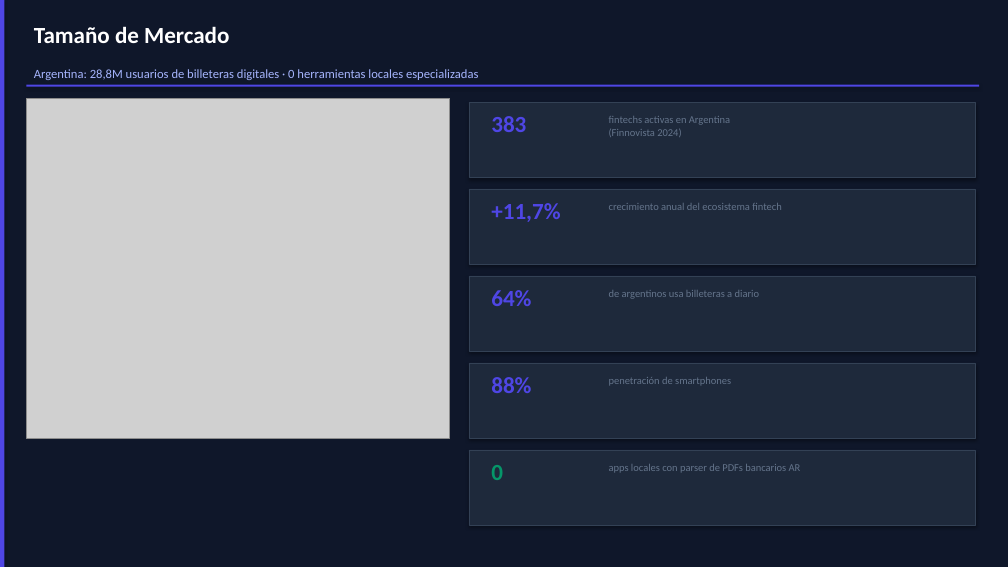
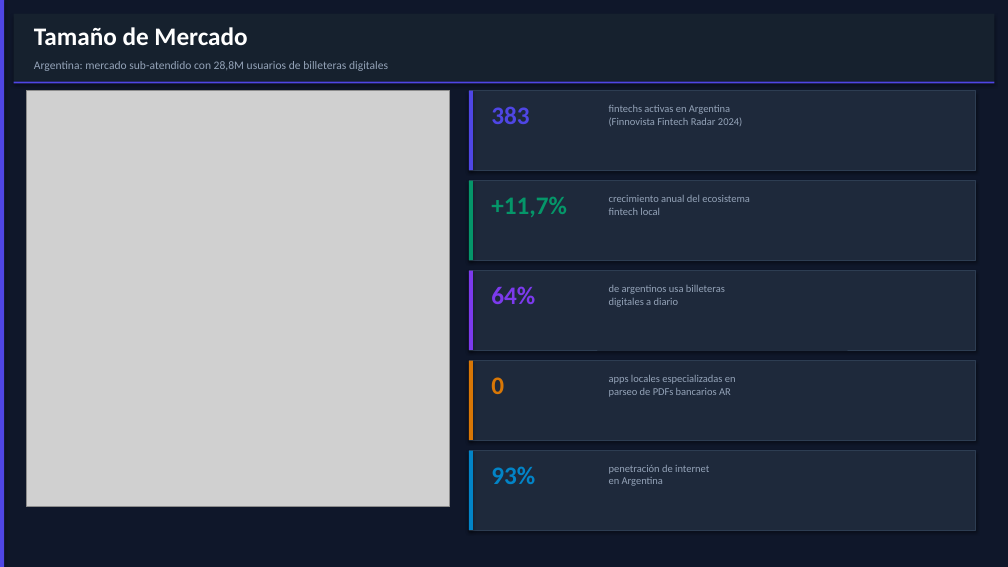
Before and after one commit to hezeqgomez-alt/pruebaapk, a slide deck: slide 4 of EasyResumen_InversorDeck_2026.pptx. Drawn at 1008x567 pixels with LibreOffice and Linux fonts; fonts in the diff are those of the drawing; grey boxes stand for pictures. Boxes give left, top, right and bottom in pixels: in the first picture for what was removed or moved away, otherwise in the second. Text is boxed around its words. In the diff, an @@ line names an element or a change of style, - is before the commit and + after.

```diff
--- a/EasyResumen_InversorDeck_2026.pptx
+++ b/EasyResumen_InversorDeck_2026.pptx
@@ rectangle added at box(14, 14, 994, 82), fill #16212E @@
@@ text "Tamaño de Mercado" at box(34, 27, 247, 45): size 22 to 24 pt @@
@@ rectangle: place and size @@
-rectangle at box(26, 85, 979, 87)
+rectangle at box(14, 82, 994, 84)
@@ text at box(34, 61, 388, 71): text changed; size 12 to 11 pt; text colour #A5B4FC to #94A3B8 @@
-Argentina: 28,8M usuarios de billeteras digitales · 0 herramientas locales especializadas
+Argentina: mercado sub-atendido con 28,8M usuarios de billeteras digitales
@@ picture: place and size @@
-picture at box(26, 98, 450, 439)
+picture at box(26, 91, 450, 507)
@@ 2 rectangles, 1 text: place and size @@
-2 rectangles, 1 text at box(469, 102, 975, 265)
+2 rectangles, 1 text at box(469, 91, 975, 260)
@@ rectangle added at box(469, 91, 473, 170), fill #4F46E5 @@
@@ text "383" at box(491, 106, 529, 124): size 22 to 24 pt @@
@@ text at box(609, 105, 742, 126): text changed; text colour #64748B to #94A3B8 @@
-fintechs activas en Argentina
-(Finnovista 2024)
+fintechs activas en Argentina
+(Finnovista Fintech Radar 2024)
@@ rectangle added at box(469, 181, 473, 260), fill #059669 @@
@@ text "+11,7%" at box(491, 197, 567, 217): size 22 to 24 pt, text colour #4F46E5 to #059669 @@
@@ text at box(609, 195, 750, 215): text changed; text colour #64748B to #94A3B8 @@
-crecimiento anual del ecosistema fintech
+crecimiento anual del ecosistema
+fintech local
@@ rectangle: place and size @@
-rectangle at box(469, 363, 975, 439)
+rectangle at box(469, 271, 975, 350)
@@ rectangle added at box(469, 271, 473, 350), fill #7C3AED @@
@@ text "64%" at box(491, 286, 535, 304): size 22 to 24 pt, text colour #4F46E5 to #7C3AED @@
@@ text at box(609, 285, 725, 307): text changed; text colour #64748B to #94A3B8 @@
-de argentinos usa billeteras a diario
+de argentinos usa billeteras
+digitales a diario
@@ outline #334155 0.5 pt to #2D3D52 0.5 pt in 5 elements at box(469, 271, 975, 350), box(469, 451, 975, 530), box(469, 181, 975, 260), box(469, 91, 975, 170), box(469, 361, 975, 440) @@
@@ rectangle: place and size @@
-rectangle at box(469, 276, 975, 352)
+rectangle at box(469, 361, 975, 440)
@@ rectangle added at box(469, 361, 473, 440), fill #D97706 @@
@@ text "0": place and size @@
-text "0" at box(491, 465, 503, 480)
+text "0" at box(491, 377, 504, 394)
@@ text "0" at box(491, 377, 504, 394): size 22 to 24 pt, text colour #059669 to #D97706 @@
@@ text removed at box(491, 377, 531, 393) @@
-88%
@@ text at box(609, 375, 736, 397): text changed; text colour #64748B to #94A3B8 @@
-apps locales con parser de PDFs bancarios AR
+apps locales especializadas en
+parseo de PDFs bancarios AR
@@ rectangle: place and size @@
-rectangle at box(469, 450, 975, 526)
+rectangle at box(469, 451, 975, 530)
@@ rectangle added at box(469, 451, 473, 530), fill #0284C7 @@
@@ text added at box(491, 466, 535, 484), 24 pt, text #0284C7, bold @@
+93%
@@ text at box(609, 465, 709, 486): text changed; text colour #64748B to #94A3B8 @@
-penetración de smartphones
+penetración de internet
+en Argentina
```
Also in this commit, not shown: 12 other slides changed.
